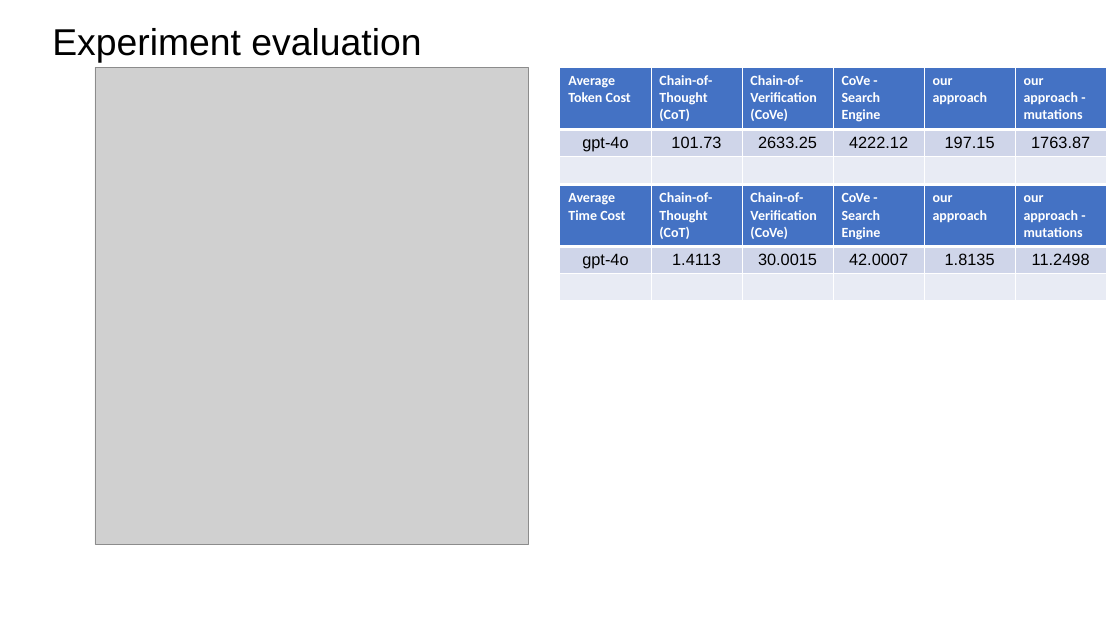
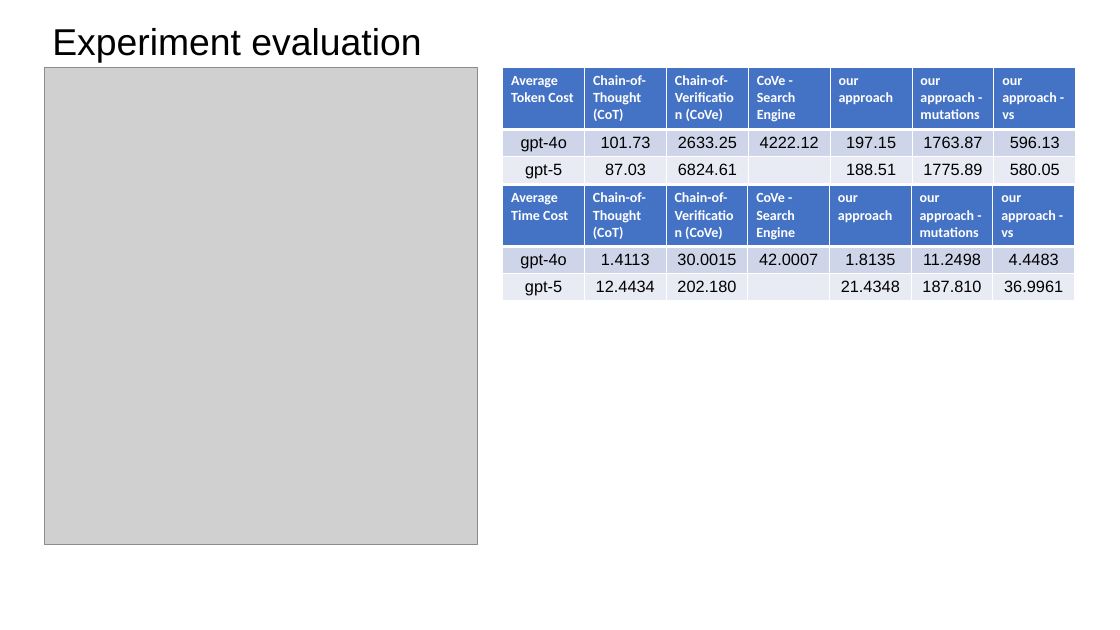
Before and after one commit to zbybr/LLMHalluMiti, a slide deck: slide 7 of slides/20251210.pptx (slide 5 before the commit). Drawn at 1120x630 pixels with LibreOffice and Linux fonts; fonts in the diff are those of the drawing; grey boxes stand for pictures. Boxes give left, top, right and bottom in pixels: in the first picture for what was removed or moved away, otherwise in the second. Text is boxed around its words. In the diff, an @@ line names an element or a change of style, - is before the commit and + after.

```diff
--- a/slides/20251210.pptx
+++ b/slides/20251210.pptx
@@ picture: place and size @@
-picture at (95, 67, 528, 544)
+picture at (44, 67, 477, 544)
@@ table at (503, 67, 1074, 185) @@
-column 1, row 3: 
+column 1, row 3: gpt-5
-column 2, row 3: 
+column 2, row 3: 87.03
-column 3, row 3: 
+column 3, row 3: 6824.61
-column 5: our approach | 197.15 | 
-column 6: our approach - mutations | 1763.87 | 
+column 5: our approach | 197.15 | 188.51
+column 6: our approach - mutations | 1763.87 | 1775.89
+column 7: our approach - vs | 596.13 | 580.05
@@ table: place and size @@
-table at (560, 67, 1105, 185)
+table at (503, 67, 1074, 185)
@@ table at (503, 186, 1074, 303) @@
-column 1, row 3: 
+column 1, row 3: gpt-5
-column 2, row 3: 
+column 2, row 3: 12.4434
-column 3, row 3: 
+column 3, row 3: 202.180
-column 5: our approach | 1.8135 | 
-column 6: our approach - mutations | 11.2498 | 
+column 5: our approach | 1.8135 | 21.4348
+column 6: our approach - mutations | 11.2498 | 187.810
+column 7: our approach - vs | 4.4483 | 36.9961
@@ table: place and size @@
-table at (560, 186, 1105, 303)
+table at (503, 186, 1074, 303)
```
Also in this commit, not shown: 1 other slide changed, 3 slides added, 1 slide removed, 8 other files.
